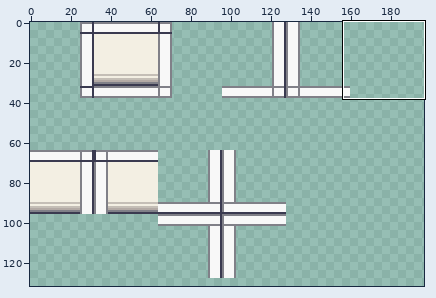
Sprite sheet, stored at tiles/Walls.png. Above: a wide view before the commit, with the close-up outlined.
Close-up. First the earlier version:
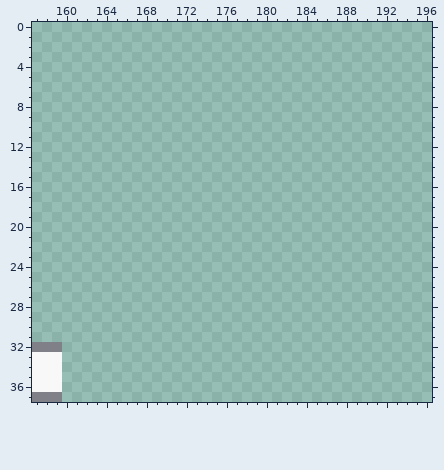
The file is 512x512 pixels. Shown: x 157..196, y 0..37. The wide view leaves out empty margins.
Now the later version:
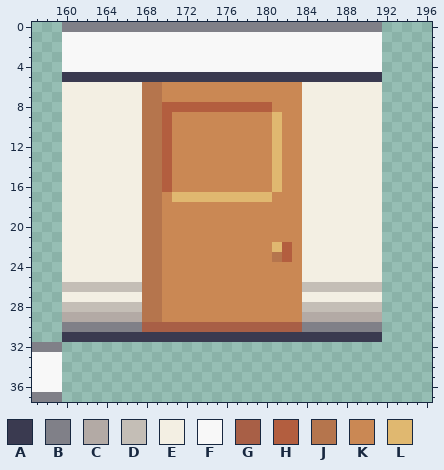
Palette (. is transparent): A #3a3a50  B #808088  C #b3aaa5  D #c4beb6  E #f3efe3  F #f8f8f8  G #a85f46  H #b35e3f  J #b5754d  K #ca8854  L #e0b870
The exact change:
Changed rows in their new state; - is an unchanged pixel.
first column x 160:
 0 BBBBBBBBBBBBBBBBBBBBBBBBBBBBBBBB
 1 FFFFFFFFFFFFFFFFFFFFFFFFFFFFFFFF
 2 FFFFFFFFFFFFFFFFFFFFFFFFFFFFFFFF
 3 FFFFFFFFFFFFFFFFFFFFFFFFFFFFFFFF
 4 FFFFFFFFFFFFFFFFFFFFFFFFFFFFFFFF
 5 AAAAAAAAAAAAAAAAAAAAAAAAAAAAAAAA
 6 EEEEEEEEJJKKKKKKKKKKKKKKEEEEEEEE
 7 EEEEEEEEJJKKKKKKKKKKKKKKEEEEEEEE
 8 EEEEEEEEJJHHHHHHHHHHHKKKEEEEEEEE
 9 EEEEEEEEJJHKKKKKKKKKKLKKEEEEEEEE
10 EEEEEEEEJJHKKKKKKKKKKLKKEEEEEEEE
11 EEEEEEEEJJHKKKKKKKKKKLKKEEEEEEEE
12 EEEEEEEEJJHKKKKKKKKKKLKKEEEEEEEE
13 EEEEEEEEJJHKKKKKKKKKKLKKEEEEEEEE
14 EEEEEEEEJJHKKKKKKKKKKLKKEEEEEEEE
15 EEEEEEEEJJHKKKKKKKKKKLKKEEEEEEEE
16 EEEEEEEEJJHKKKKKKKKKKLKKEEEEEEEE
17 EEEEEEEEJJKLLLLLLLLLLKKKEEEEEEEE
18 EEEEEEEEJJKKKKKKKKKKKKKKEEEEEEEE
19 EEEEEEEEJJKKKKKKKKKKKKKKEEEEEEEE
20 EEEEEEEEJJKKKKKKKKKKKKKKEEEEEEEE
21 EEEEEEEEJJKKKKKKKKKKKKKKEEEEEEEE
22 EEEEEEEEJJKKKKKKKKKKKLHKEEEEEEEE
23 EEEEEEEEJJKKKKKKKKKKKJHKEEEEEEEE
24 EEEEEEEEJJKKKKKKKKKKKKKKEEEEEEEE
25 EEEEEEEEJJKKKKKKKKKKKKKKEEEEEEEE
26 DDDDDDDDJJKKKKKKKKKKKKKKDDDDDDDD
27 EEEEEEEEJJKKKKKKKKKKKKKKEEEEEEEE
28 DDDDDDDDJJKKKKKKKKKKKKKKDDDDDDDD
29 CCCCCCCCJJKKKKKKKKKKKKKKCCCCCCCC
30 BBBBBBBBGGGGGGGGGGGGGGGGBBBBBBBB
31 AAAAAAAAAAAAAAAAAAAAAAAAAAAAAAAA
